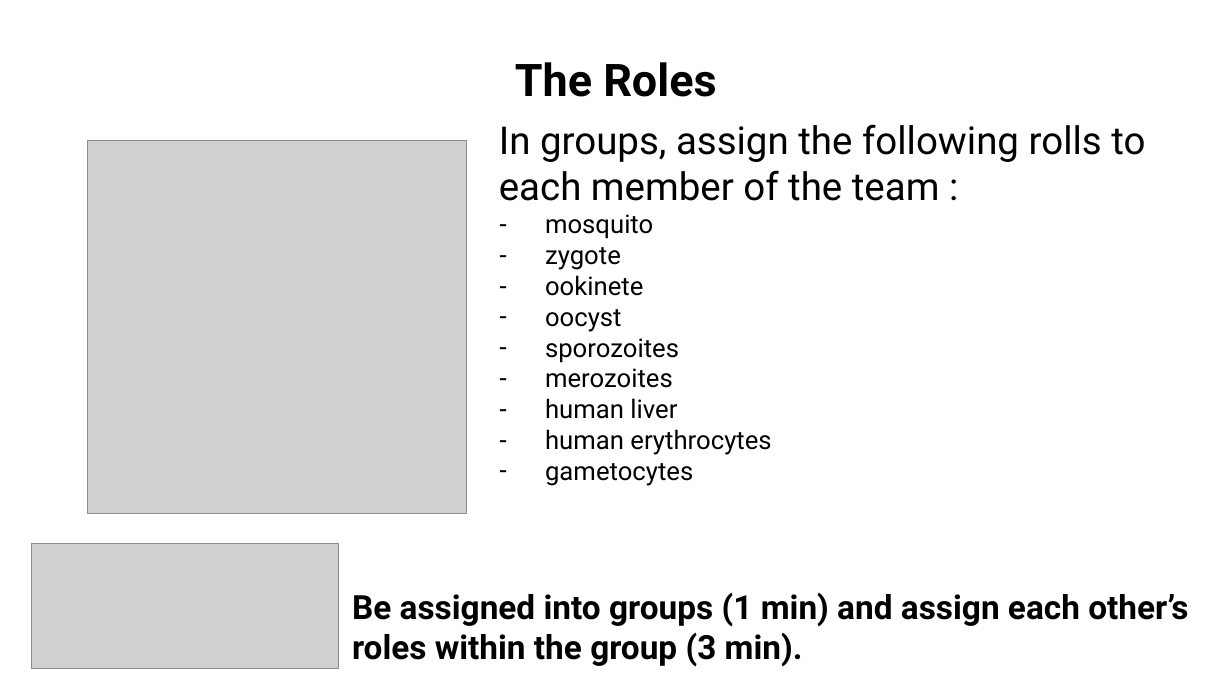
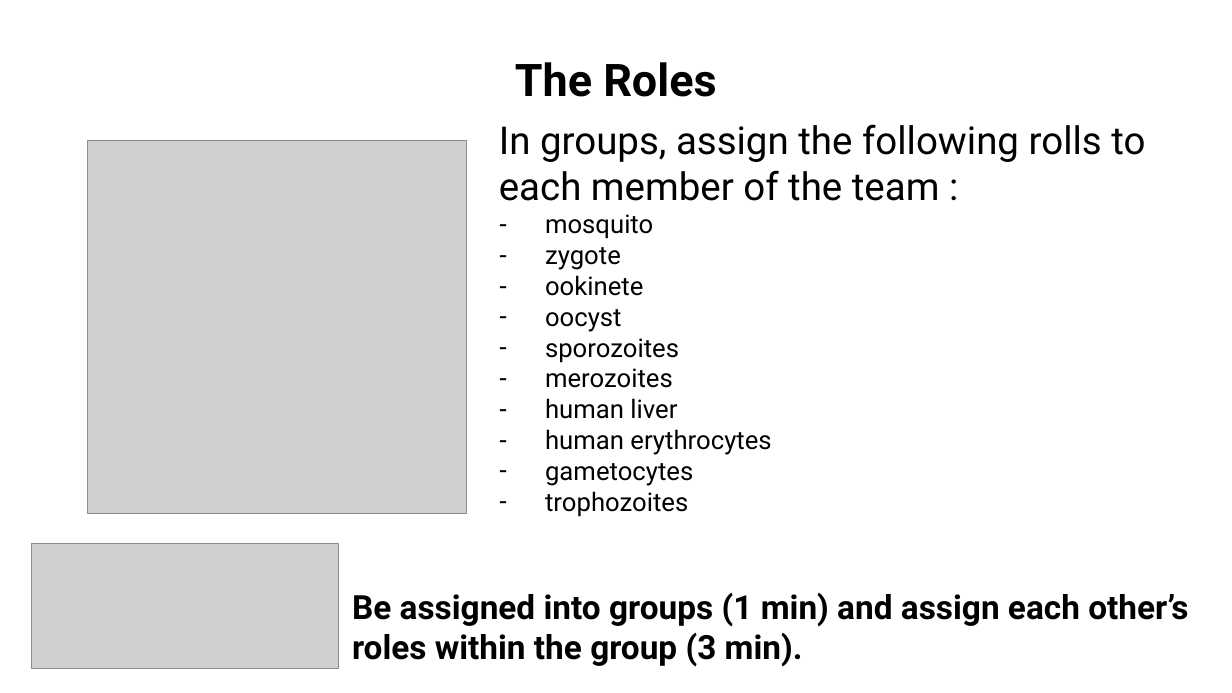
Before and after one commit to wood-lab/fish_406, a slide deck: slide 3 of lectures/in-class_activities/class_22.pptx. Drawn at 1232x693 pixels with LibreOffice and Linux fonts; fonts in the diff are those of the drawing; grey boxes stand for pictures. Boxes give left, top, right and bottom in pixels: in the first picture for what was removed or moved away, otherwise in the second. Text is boxed around its words. In the diff, an @@ line names an element or a change of style, - is before the commit and + after.

Commit message:
updated lecture materials for 11/21

```diff
--- a/lectures/in-class_activities/class_22.pptx
+++ b/lectures/in-class_activities/class_22.pptx
@@ text at (545, 491, 688, 517): paragraph added @@
+– trophozoites
```
Also in this commit, not shown: 1 other file.
